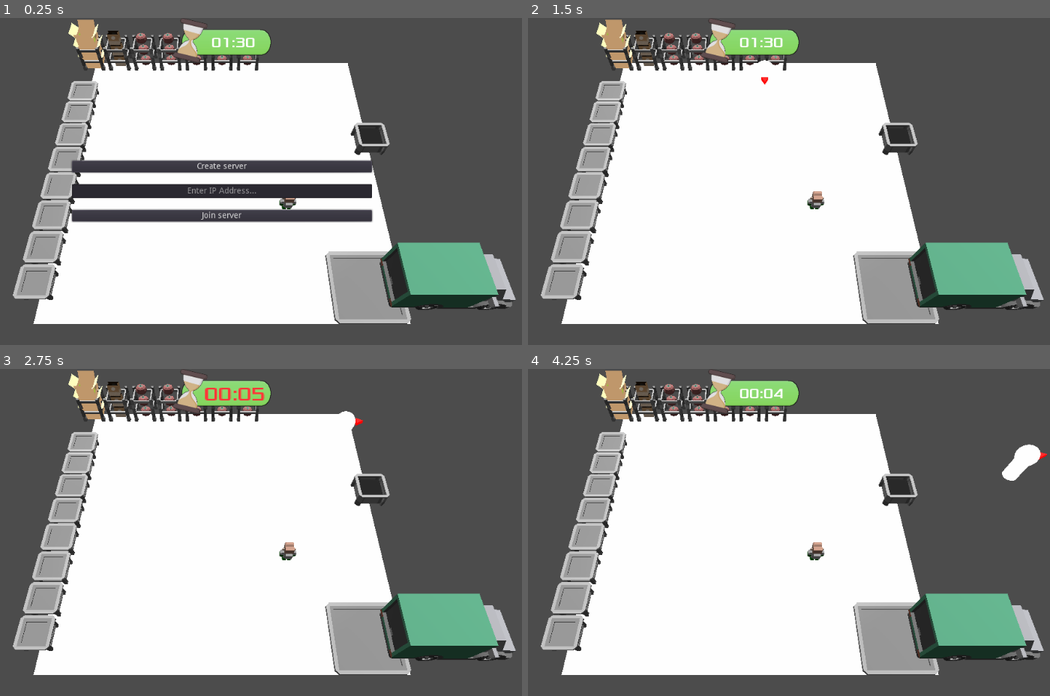
Above: before the commit, frames 1-4 (two rows, left to right).
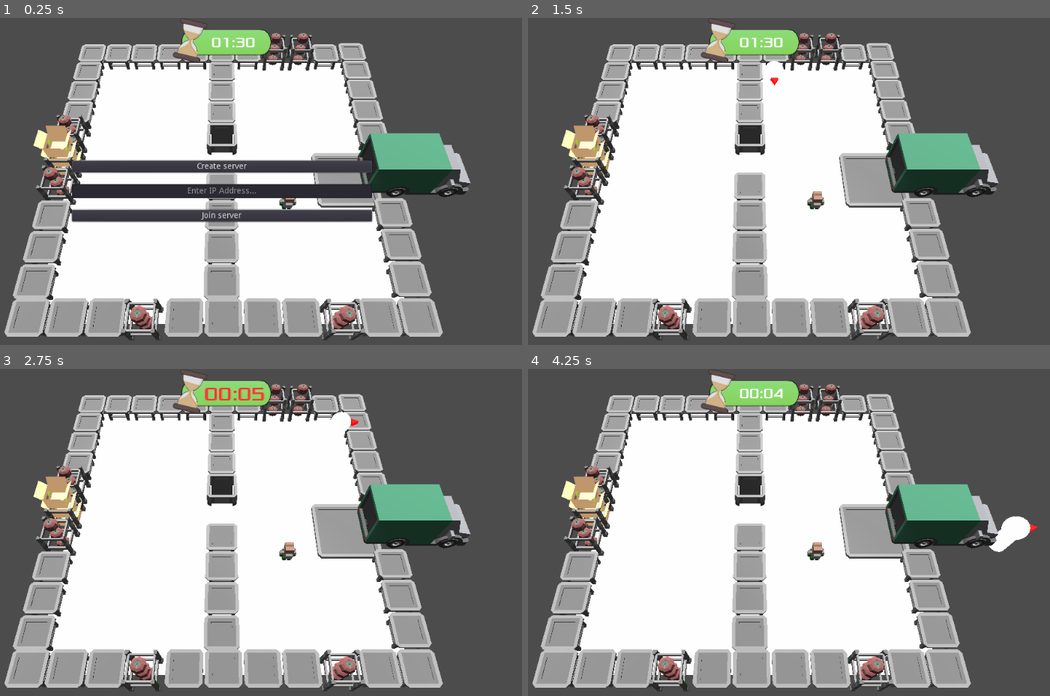
Above: after the commit, the same moments.

Repository: ogilliland/overcooked-warehouse-game
Game: Godot game, scene res://scenes/title_screen.tscn
Two runs of this game, one before a commit and one after it. Both use one fixed random seed, a clock stepped at 60 frames per second and the inputs below.
Inputs (mouse positions are in pixels of both pictures, inside the frame that each line leads up to):
- Up to frame 1 (0.25 s): no input
- Up to frame 2 (1.5 s): click (752, 191) at 0.52 s; type "12" at 0.6 s; click "Create server" at 1.25 s
- Up to frame 3 (2.75 s): tap Enter at 2 s; hold D (move_right) from 2.03 s (still down); hold Space (interact) from 2.03 s (still down)
- Up to frame 4 (4.25 s): release D (move_right) at 2.78 s; release Space (interact) at 2.78 s; hold S (move_down) 2.78-3.53 s; tap Space (interact) at 2.85 s; hold D (move_right) from 3.53 s (still down); hold Space (interact) from 3.53 s (still down)

The runs differ from the first frame. In frame 1, 29% of the frame differs, in the area x 0-99%, y 0-99%; in frame 2, 31%; in frame 3, 31%; in frame 4, 32%, in the area x 0-100%, y 0-99%.

Commit message:
Updated level layout

Diff:
--- a/scenes/game.tscn
+++ b/scenes/game.tscn
@@ -7,7 +7,6 @@
 [ext_resource path="res://scenes/item_source.tscn" type="PackedScene" id=5]
 [ext_resource path="res://scenes/tomato.tscn" type="PackedScene" id=6]
 [ext_resource path="res://scenes/box.tscn" type="PackedScene" id=7]
-[ext_resource path="res://scenes/kit_bag.tscn" type="PackedScene" id=8]
 [ext_resource path="res://scenes/finished_boxes.tscn" type="PackedScene" id=9]
 [ext_resource path="res://default_env.tres" type="Environment" id=10]
 [ext_resource path="res://worker.tscn" type="PackedScene" id=11]
@@ -20,8 +19,7 @@
 [sub_resource type="SpatialMaterial" id=2]
 albedo_color = Color( 0.537255, 0.486275, 0.486275, 1 )
 albedo_texture = ExtResource( 12 )
-uv1_scale = Vector3( 3, 3, 1 )
-uv2_scale = Vector3( 2, 2, 1 )
+uv1_scale = Vector3( 2, 2, 2 )
 
 [sub_resource type="PlaneMesh" id=3]
 size = Vector2( 10, 10 )
@@ -41,63 +39,153 @@
 mesh = SubResource( 1 )
 material/0 = SubResource( 2 )
 
-[node name="Workstation" parent="." instance=ExtResource( 4 )]
+[node name="Workstation34" parent="." instance=ExtResource( 4 )]
+transform = Transform( -4.37114e-08, 0, 1, 0, 1, 0, -1, 0, -4.37114e-08, -5, 0, -4 )
+
+[node name="Workstation43" parent="." instance=ExtResource( 4 )]
 transform = Transform( -4.37114e-08, 0, 1, 0, 1, 0, -1, 0, -4.37114e-08, -5, 0, -3 )
+
+[node name="Workstation35" parent="." instance=ExtResource( 4 )]
+transform = Transform( -4.37114e-08, 0, 1, 0, 1, 0, -1, 0, -4.37114e-08, -5, 0, -5 )
+
+[node name="Workstation36" parent="." instance=ExtResource( 4 )]
+transform = Transform( -4.37114e-08, 0, 1, 0, 1, 0, -1, 0, -4.37114e-08, -4, 0, -5 )
+
+[node name="Workstation38" parent="." instance=ExtResource( 4 )]
+transform = Transform( -4.37114e-08, 0, 1, 0, 1, 0, -1, 0, -4.37114e-08, -3, 0, -5 )
+
+[node name="Workstation44" parent="." instance=ExtResource( 4 )]
+transform = Transform( -4.37114e-08, 0, 1, 0, 1, 0, -1, 0, -4.37114e-08, -2, 0, -5 )
+
+[node name="Workstation37" parent="." instance=ExtResource( 4 )]
+transform = Transform( -4.37114e-08, 0, 1, 0, 1, 0, -1, 0, -4.37114e-08, 4, 0, -5 )
+
+[node name="Workstation40" parent="." instance=ExtResource( 4 )]
+transform = Transform( -4.37114e-08, 0, 1, 0, 1, 0, -1, 0, -4.37114e-08, 1, 0, -5 )
+
+[node name="Workstation41" parent="." instance=ExtResource( 4 )]
+transform = Transform( -4.37114e-08, 0, 1, 0, 1, 0, -1, 0, -4.37114e-08, 0, 0, -5 )
+
+[node name="Workstation42" parent="." instance=ExtResource( 4 )]
+transform = Transform( -4.37114e-08, 0, 1, 0, 1, 0, -1, 0, -4.37114e-08, -1, 0, -5 )
 
 [node name="Workstation2" parent="." instance=ExtResource( 4 )]
 transform = Transform( -4.37114e-08, 0, 1, 0, 1, 0, -1, 0, -4.37114e-08, -5, 0, -2 )
 
-[node name="Workstation3" parent="." instance=ExtResource( 4 )]
-transform = Transform( -4.37114e-08, 0, 1, 0, 1, 0, -1, 0, -4.37114e-08, -5, 0, -1 )
-
-[node name="Workstation4" parent="." instance=ExtResource( 4 )]
-transform = Transform( -4.37114e-08, 0, 1, 0, 1, 0, -1, 0, -4.37114e-08, -5, 0, 0 )
-
-[node name="Workstation5" parent="." instance=ExtResource( 4 )]
-transform = Transform( -4.37114e-08, 0, 1, 0, 1, 0, -1, 0, -4.37114e-08, -5, 0, 1 )
-
 [node name="Workstation6" parent="." instance=ExtResource( 4 )]
 transform = Transform( -4.37114e-08, 0, 1, 0, 1, 0, -1, 0, -4.37114e-08, -5, 0, 2 )
 
-[node name="Workstation7" parent="." instance=ExtResource( 4 )]
-transform = Transform( -4.37114e-08, 0, 1, 0, 1, 0, -1, 0, -4.37114e-08, -5, 0, 3 )
-
 [node name="Workstation8" parent="." instance=ExtResource( 4 )]
 transform = Transform( -4.37114e-08, 0, 1, 0, 1, 0, -1, 0, -4.37114e-08, -5, 0, 4 )
 
+[node name="Workstation13" parent="." instance=ExtResource( 4 )]
+transform = Transform( -4.37114e-08, 0, 1, 0, 1, 0, -1, 0, -4.37114e-08, -5, 0, 3 )
+
+[node name="Workstation9" parent="." instance=ExtResource( 4 )]
+transform = Transform( -4.37114e-08, 0, 1, 0, 1, 0, -1, 0, -4.37114e-08, -4.95096, 0, 4.92796 )
+
+[node name="Workstation10" parent="." instance=ExtResource( 4 )]
+transform = Transform( -4.37114e-08, 0, 1, 0, 1, 0, -1, 0, -4.37114e-08, -3.95096, 0, 4.92796 )
+
+[node name="Workstation14" parent="." instance=ExtResource( 4 )]
+transform = Transform( -4.37114e-08, 0, 1, 0, 1, 0, -1, 0, -4.37114e-08, -2.95096, 0, 4.92796 )
+
+[node name="Workstation24" parent="." instance=ExtResource( 4 )]
+transform = Transform( -4.37114e-08, 0, 1, 0, 1, 0, -1, 0, -4.37114e-08, -0.950962, 0, 4.92796 )
+
+[node name="Workstation25" parent="." instance=ExtResource( 4 )]
+transform = Transform( -4.37114e-08, 0, 1, 0, 1, 0, -1, 0, -4.37114e-08, 4.04904, 0, 4.92796 )
+
+[node name="Workstation26" parent="." instance=ExtResource( 4 )]
+transform = Transform( -4.37114e-08, 0, 1, 0, 1, 0, -1, 0, -4.37114e-08, 5.04904, 0, 3.92796 )
+
+[node name="Workstation28" parent="." instance=ExtResource( 4 )]
+transform = Transform( -4.37114e-08, 0, 1, 0, 1, 0, -1, 0, -4.37114e-08, 5.04904, 0, 2.92796 )
+
+[node name="Workstation29" parent="." instance=ExtResource( 4 )]
+transform = Transform( -4.37114e-08, 0, 1, 0, 1, 0, -1, 0, -4.37114e-08, 5.04904, 0, 1.92796 )
+
+[node name="Workstation30" parent="." instance=ExtResource( 4 )]
+transform = Transform( -4.37114e-08, 0, 1, 0, 1, 0, -1, 0, -4.37114e-08, 5.04904, 0, -2.07204 )
+
+[node name="Workstation31" parent="." instance=ExtResource( 4 )]
+transform = Transform( -4.37114e-08, 0, 1, 0, 1, 0, -1, 0, -4.37114e-08, 5.04904, 0, -1.07204 )
+
+[node name="Workstation32" parent="." instance=ExtResource( 4 )]
+transform = Transform( -4.37114e-08, 0, 1, 0, 1, 0, -1, 0, -4.37114e-08, 5.04904, 0, -4.07204 )
+
+[node name="Workstation39" parent="." instance=ExtResource( 4 )]
+transform = Transform( -4.37114e-08, 0, 1, 0, 1, 0, -1, 0, -4.37114e-08, 5.04904, 0, -3.07204 )
+
+[node name="Workstation33" parent="." instance=ExtResource( 4 )]
+transform = Transform( -4.37114e-08, 0, 1, 0, 1, 0, -1, 0, -4.37114e-08, 5.04904, 0, -5.07204 )
+
+[node name="Workstation27" parent="." instance=ExtResource( 4 )]
+transform = Transform( -4.37114e-08, 0, 1, 0, 1, 0, -1, 0, -4.37114e-08, 5.04904, 0, 4.92796 )
+
+[node name="Workstation22" parent="." instance=ExtResource( 4 )]
+transform = Transform( -4.37114e-08, 0, 1, 0, 1, 0, -1, 0, -4.37114e-08, 2.04904, 0, 4.92796 )
+
+[node name="Workstation11" parent="." instance=ExtResource( 4 )]
+transform = Transform( -4.37114e-08, 0, 1, 0, 1, 0, -1, 0, -4.37114e-08, 0, 0, -3 )
+
+[node name="Workstation21" parent="." instance=ExtResource( 4 )]
+transform = Transform( -4.37114e-08, 0, 1, 0, 1, 0, -1, 0, -4.37114e-08, 0, 0, -4 )
+
+[node name="Workstation12" parent="." instance=ExtResource( 4 )]
+transform = Transform( -4.37114e-08, 0, 1, 0, 1, 0, -1, 0, -4.37114e-08, 0, 0, -2 )
+
+[node name="Workstation15" parent="." instance=ExtResource( 4 )]
+transform = Transform( -4.37114e-08, 0, 1, 0, 1, 0, -1, 0, -4.37114e-08, 0, 0, 1 )
+
+[node name="Workstation16" parent="." instance=ExtResource( 4 )]
+transform = Transform( -4.37114e-08, 0, 1, 0, 1, 0, -1, 0, -4.37114e-08, 0, 0, 2 )
+
+[node name="Workstation17" parent="." instance=ExtResource( 4 )]
+transform = Transform( -4.37114e-08, 0, 1, 0, 1, 0, -1, 0, -4.37114e-08, 0, 0, 3 )
+
+[node name="Workstation18" parent="." instance=ExtResource( 4 )]
+transform = Transform( -4.37114e-08, 0, 1, 0, 1, 0, -1, 0, -4.37114e-08, 0, 0, 4 )
+
+[node name="Workstation19" parent="." instance=ExtResource( 4 )]
+transform = Transform( -4.37114e-08, 0, 1, 0, 1, 0, -1, 0, -4.37114e-08, 0.0490384, 0, 4.92796 )
+
+[node name="Workstation20" parent="." instance=ExtResource( 4 )]
+transform = Transform( -4.37114e-08, 0, 1, 0, 1, 0, -1, 0, -4.37114e-08, 1.04904, 0, 4.92796 )
+
 [node name="ItemSource" parent="." instance=ExtResource( 5 )]
-transform = Transform( 1, 0, 0, 0, 1, 0, 0, 0, 1, -5, 0, -5 )
+transform = Transform( 1, 0, 0, 0, 1, 0, 0, 0, 1, -5, 0, 0 )
 item_type = ExtResource( 7 )
 
-[node name="ItemSource2" parent="." instance=ExtResource( 5 )]
-transform = Transform( 1, 0, 0, 0, 1, 0, 0, 0, 1, -4, 0, -5 )
-item_type = ExtResource( 8 )
-
 [node name="ItemSource3" parent="." instance=ExtResource( 5 )]
-transform = Transform( 1, 0, 0, 0, 1, 0, 0, 0, 1, -3, 0, -5 )
+transform = Transform( 1, 0, 0, 0, 1, 0, 0, 0, 1, -2, 0, 5 )
 item_type = ExtResource( 6 )
 
 [node name="ItemSource4" parent="." instance=ExtResource( 5 )]
-transform = Transform( 1, 0, 0, 0, 1, 0, 0, 0, 1, -2, 0, -5 )
+transform = Transform( 1, 0, 0, 0, 1, 0, 0, 0, 1, -5, 0, -1 )
 item_type = ExtResource( 6 )
 
 [node name="ItemSource5" parent="." instance=ExtResource( 5 )]
-transform = Transform( 1, 0, 0, 0, 1, 0, 0, 0, 1, -1, 0, -5 )
+transform = Transform( 1, 0, 0, 0, 1, 0, 0, 0, 1, -5, 0, 1 )
 item_type = ExtResource( 6 )
 
 [node name="ItemSource6" parent="." instance=ExtResource( 5 )]
-transform = Transform( 1, 0, 0, 0, 1, 0, 0, 0, 1, 0, 0, -5 )
+transform = Transform( 1, 0, 0, 0, 1, 0, 0, 0, 1, 3, 0, 5 )
 item_type = ExtResource( 6 )
 
 [node name="ItemSource7" parent="." instance=ExtResource( 5 )]
-transform = Transform( 1, 0, 0, 0, 1, 0, 0, 0, 1, 1, 0, -5 )
+transform = Transform( 1, 0, 0, 0, 1, 0, 0, 0, 1, 2, 0, -5 )
+item_type = ExtResource( 6 )
+
+[node name="ItemSource8" parent="." instance=ExtResource( 5 )]
+transform = Transform( 1, 0, 0, 0, 1, 0, 0, 0, 1, 3, 0, -5 )
 item_type = ExtResource( 6 )
 
 [node name="FinishedBoxes" parent="." instance=ExtResource( 9 )]
-transform = Transform( 1, 0, 0, 0, 1, 0, 0, 0, 1, 4, 0, 4 )
+transform = Transform( 1, 0, 0, 0, 1, 0, 0, 0, 1, 4, 0, 0.5 )
 
 [node name="TrashCan" parent="." instance=ExtResource( 1 )]
-transform = Transform( 1, 0, 0, 0, 1, 0, 0, 0, 1, 5, 0, -1 )
+transform = Transform( 1, 0, 0, 0, 1, 0, 0, 0, 1, 0, 0, -1 )
 
 [node name="DirectionalLight" type="DirectionalLight" parent="."]
 transform = Transform( -0.0592347, -0.997658, -0.0341992, -0.5, 1.36655e-09, 0.866025, -0.863997, 0.0683984, -0.498829, -0.655, 3.053, -3.616 )
@@ -113,7 +201,7 @@
 spot_angle = 44.29
 
 [node name="SpotLight2" type="SpotLight" parent="."]
-transform = Transform( 1, 0, 0, 0, -4.37114e-08, 1, 0, -1, -4.37114e-08, -2.55627, 3.92809, 2.01793 )
+transform = Transform( 1, 0, 0, 0, -4.37114e-08, 1, 0, -1, -4.37114e-08, -2.42303, 3.92809, 1.1606 )
 light_energy = 5.0
 spot_range = 4.5
 spot_angle = 44.29
Not shown: 1 places in scenes/game.tscn that only renumber resources
